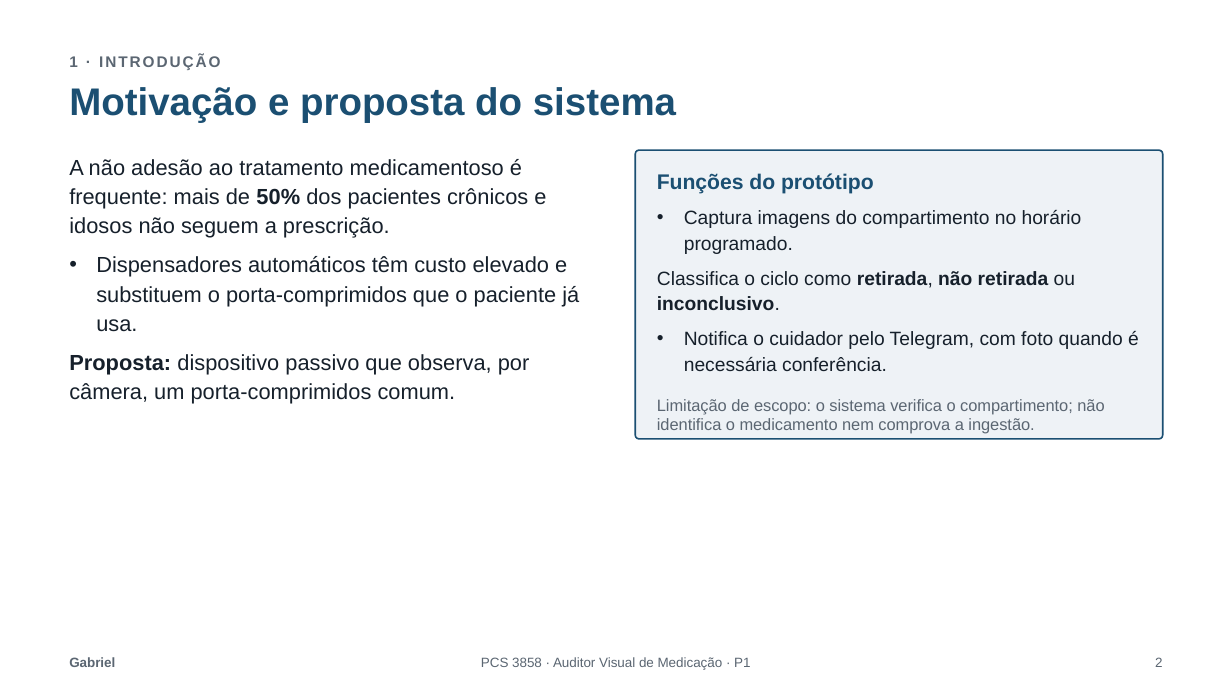
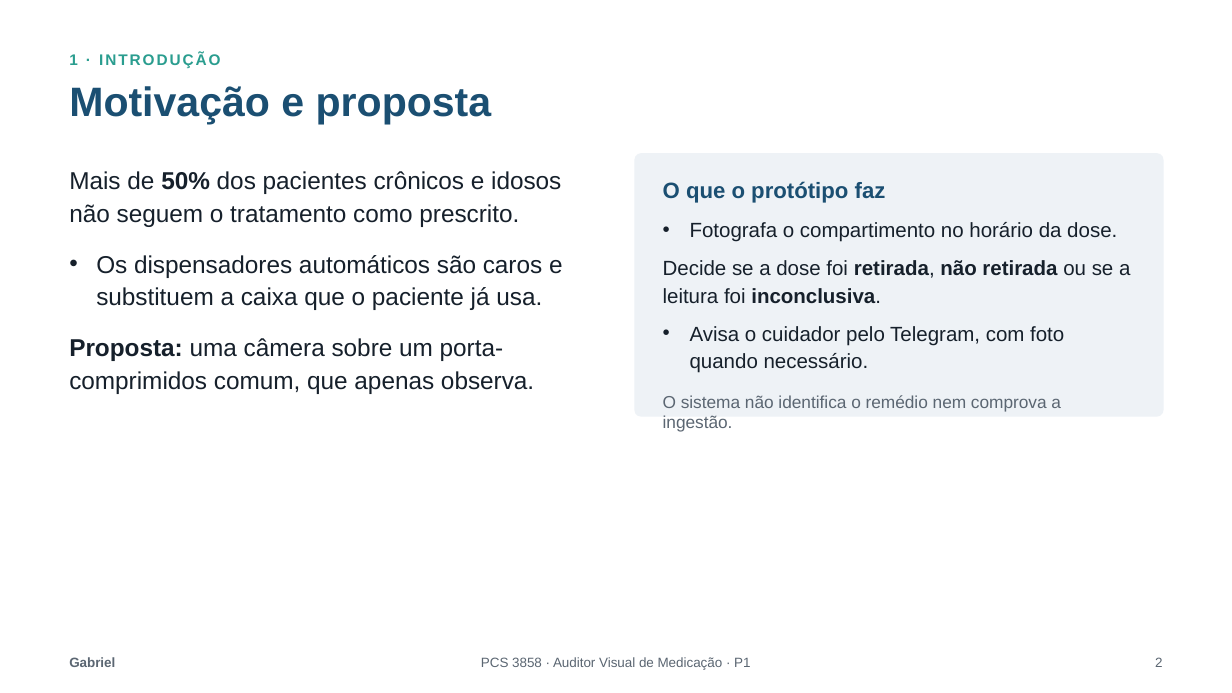
Before and after one commit to MurakamiHenrique/auditor-de-medicacao, a slide deck: slide 2 of Entrega-P1/Apresentacao_P1.pptx. Drawn at 1232x693 pixels with LibreOffice and Linux fonts; fonts in the diff are those of the drawing. Boxes give left, top, right and bottom in pixels: in the first picture for what was removed or moved away, otherwise in the second. Text is boxed around its words. In the diff, an @@ line names an element or a change of style, - is before the commit and + after.

```diff
--- a/Entrega-P1/Apresentacao_P1.pptx
+++ b/Entrega-P1/Apresentacao_P1.pptx
@@ text "1 · INTRODUÇÃO" at (x1=69, y1=53, x2=220, y2=68): text colour #5B6672 to #2A9D8F @@
@@ title at (x1=69, y1=86, x2=492, y2=124): text changed; size 30 to 32 pt @@
-Motivação e proposta do sistema
+Motivação e proposta
@@ text at (x1=69, y1=171, x2=563, y2=394): text changed; size 17 to 19 pt @@
-• A não adesão ao tratamento medicamentoso é frequente: mais de 50% dos pacientes crônicos e idosos não seguem a prescrição.
-• Dispensadores automáticos têm custo elevado e substituem o porta-comprimidos que o paciente já usa.
-• Proposta: dispositivo passivo que observa, por câmera, um porta-comprimidos comum.
+• Mais de 50% dos pacientes crônicos e idosos não seguem o tratamento como prescrito.
+• Os dispensadores automáticos são caros e substituem a caixa que o paciente já usa.
+• Proposta: uma câmera sobre um porta-comprimidos comum, que apenas observa.
@@ rounded rectangle "O que o protótipo faz" resized from (x1=636, y1=150, x2=1164, y2=438) to (x1=636, y1=154, x2=1164, y2=416) @@
@@ rounded rectangle "O que o protótipo faz" at (x1=636, y1=154, x2=1164, y2=416): outline #1B4F72 1.25 pt to #EEF2F6 1.25 pt; proportions changed @@
@@ text in rounded rectangle at (x1=663, y1=181, x2=1130, y2=411): text changed; size 15 to 16 pt @@
-Funções do protótipo
-• Captura imagens do compartimento no horário programado.
-• Classifica o ciclo como retirada, não retirada ou inconclusivo.
-• Notifica o cuidador pelo Telegram, com foto quando é necessária conferência.
-Limitação de escopo: o sistema verifica o compartimento; não identifica o medicamento nem comprova a ingestão.
+O que o protótipo faz
+• Fotografa o compartimento no horário da dose.
+• Decide se a dose foi retirada, não retirada ou se a leitura foi inconclusiva.
+• Avisa o cuidador pelo Telegram, com foto quando necessário.
+O sistema não identifica o remédio nem comprova a ingestão.
```
Also in this commit, not shown: 11 other slides changed.
